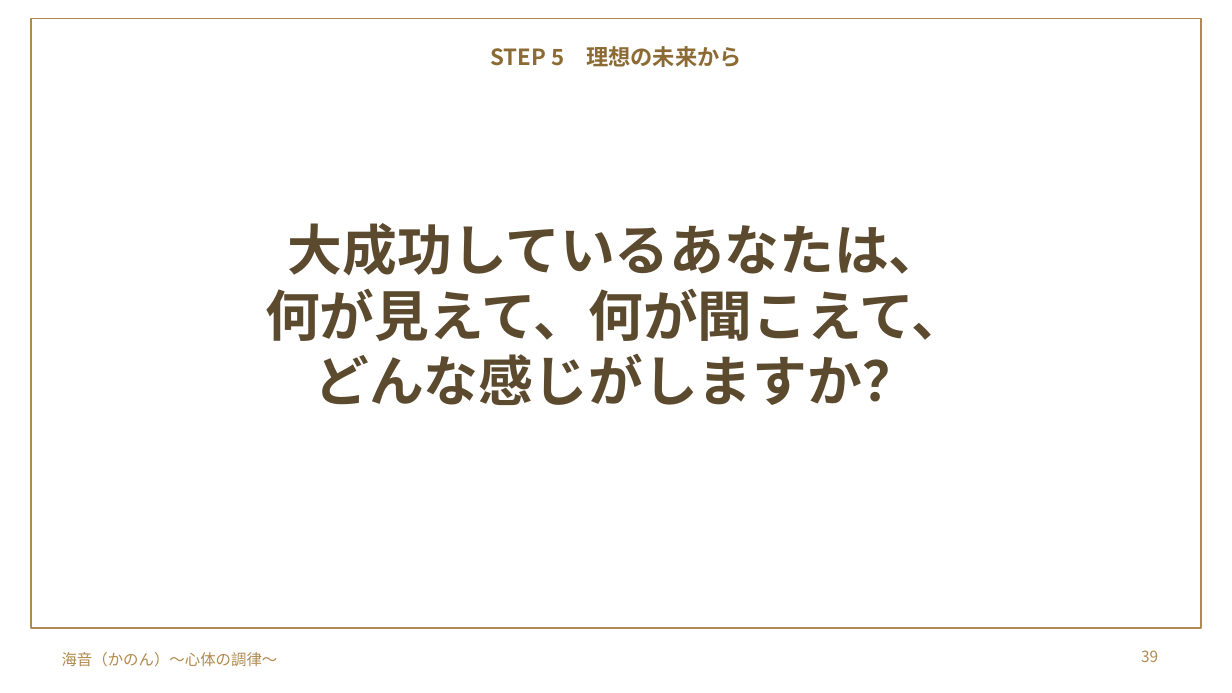
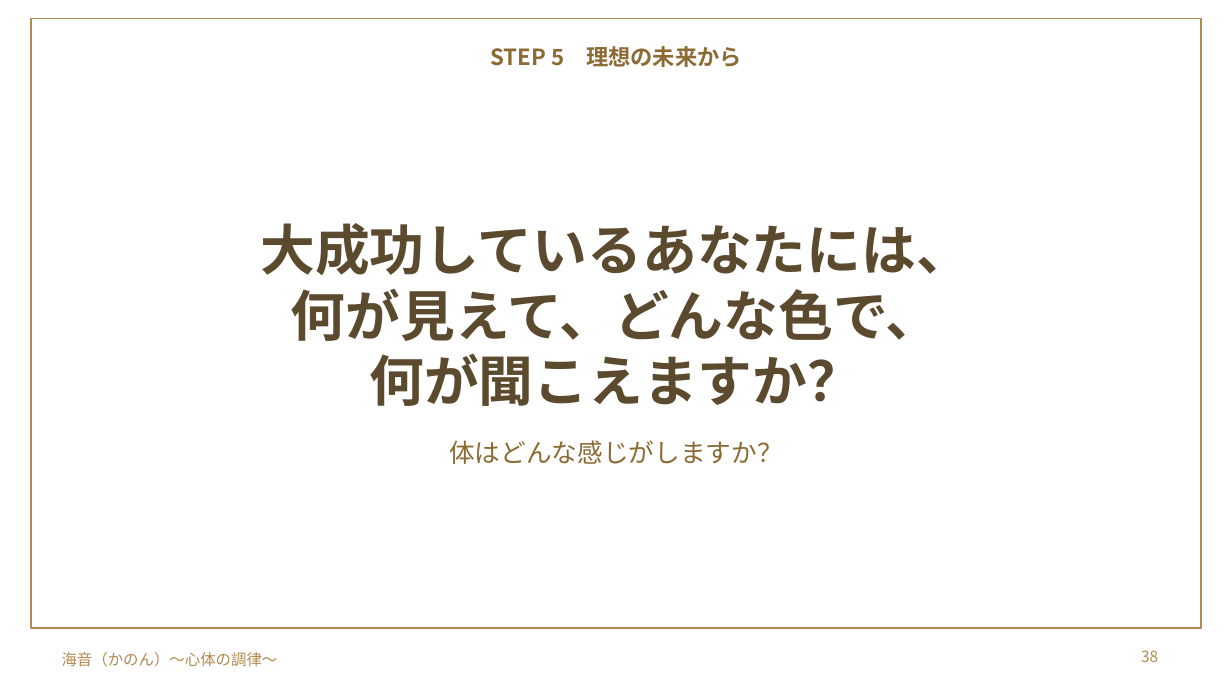
Before and after one commit to y-takahashi-cmd/MyBrain, a slide deck: slide 38 of 20_Projects/海音_心体の調律/単発/仁部あきえさん/20261028_仁部あきえさん_お金のブロック単発セッション.pptx (slide 39 before the commit). Drawn at 1232x693 pixels with LibreOffice and Linux fonts; fonts in the diff are those of the drawing; background and template pictures are left out. Boxes give left, top, right and bottom in pixels: in the first picture for what was removed or moved away, otherwise in the second. Text is boxed around its words. In the diff, an @@ line names an element or a change of style, - is before the commit and + after.

```diff
--- a/20_Projects/海音_心体の調律/単発/仁部あきえさん/20261028_仁部あきえさん_お金のブロック単発セッション.pptx
+++ b/20_Projects/海音_心体の調律/単発/仁部あきえさん/20261028_仁部あきえさん_お金のブロック単発セッション.pptx
@@ title at <box>260,223,970,406</box>: text changed @@
-大成功しているあなたは、
-何が見えて、何が聞こえて、
-どんな感じがしますか？
+大成功しているあなたには、
+何が見えて、どんな色で、
+何が聞こえますか？
@@ text added at <box>449,440,783,464</box>, 15 pt, text #8C6A34 @@
+体はどんな感じがしますか？
@@ page number at <box>1141,650,1158,662</box>: text changed @@
-39
+38
```
Also in this commit, not shown: 16 other slides changed, 7 slides added, 6 slides removed.
